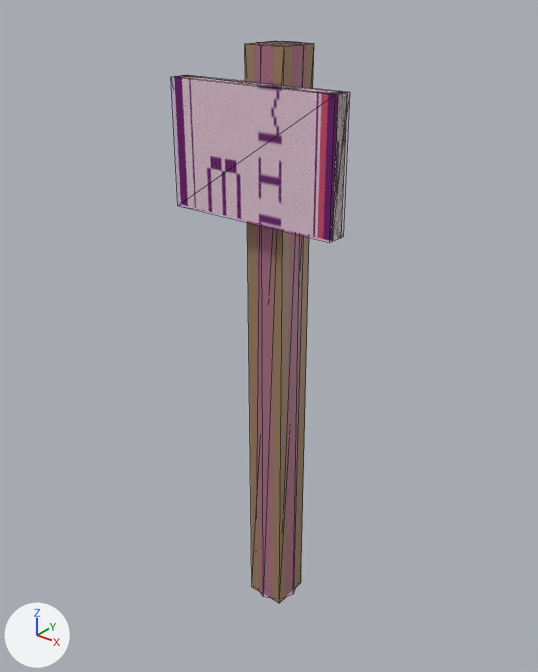
One commit to the COLLADA model beamng-props/mile-marker/export/dae/milemarker_008.dae: the scene before it, then after it.
Before and after are seen from a 50 mm lens placed at (0.994, -1.277, 1.576), pointed at (-0.024, -0.004, 0.786). The lights are fixed; the arrows at lower left show +X, +Y and +Z. The older version comes first. Mesh edges are drawn as thin lines. Where no turn or scale is listed for an object, it has been applied to the vertices.

In view in the first picture: 'Colmesh_post-1', 'Colmesh_sign-1', 'post', 'sign'.
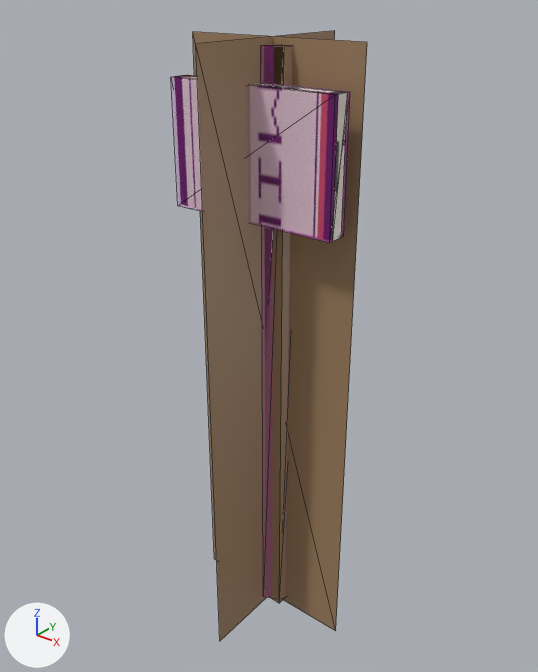
The newer file is also turned or shifted as a whole; pictures and numbers use the older file's frame.

Boxes [x1, y1, x2, y2] around the edits, measured in the pictures (538 x 672 px):
```json
{"object": "milemarker_008_a50", "change": "added", "after": [193, 30, 367, 641], "on screen": "brown"}
{"object": "post", "change": "deleted", "before": [245, 41, 314, 603], "on screen": "brown"}
{"object": "milemarker_008_a800", "change": "now drawn", "after": [177, 44, 347, 603], "faces in mat_wood_007 (brown #a08161)": [268, 44, 292, 603], "faces in mat_sign_007 (picture img_mile_008_png)": [177, 75, 347, 240]}
{"object": "sign", "change": "deleted", "before": [177, 75, 347, 240]}
```

The change, as JSON lines over the scene's bpy script:
```json
{"op": "add", "block": "me_milemarker_008_a800", "code": ["me_milemarker_008_a800 = bpy.data.meshes.new('milemarker_008_a800')", "me_milemarker_008_a800.from_pydata(...)  # a box spanning x -0.05..0.05, y -0.05..0.05, z 0.0..1.45, material slot 0; a box spanning x -0.21..0.21, y -0.095..-0.065, z 1.1..1.38, material slot 1", "me_milemarker_008_a800.materials.append(mat_wood_007)  # brown #a08161", "me_milemarker_008_a800.materials.append(mat_sign_007)  # picture img_mile_008_png"]}
{"op": "add", "block": "me_milemarker_008_a50", "code": ["me_milemarker_008_a50 = bpy.data.meshes.new('milemarker_008_a50')", "me_milemarker_008_a50.from_pydata([(-0.22, 0.0, -0.014), (0.22, 0.0, -0.014), (0.22, 0.0, 1.464), (-0.22, 0.0, 1.464), (0.0, -0.22, -0.014), (0.0, 0.22, -0.014), (0.0, 0.22, 1.464), (0.0, -0.22, 1.464)], [], [(1, 3, 0), (5, 7, 4), (1, 2, 3), (5, 6, 7)])", "me_milemarker_008_a50.materials.append(mat_wood_007)  # brown #a08161"]}
{"op": "set", "path": "ob_milemarker_008_a800", "old": "bpy.data.objects.new('milemarker_008_a800', None)", "new": "bpy.data.objects.new('milemarker_008_a800', me_milemarker_008_a800)"}
{"op": "remove", "block": "ob_post", "code": ["ob_post = bpy.data.objects.new('post', me_cube)", "ob_post.location = (0.0, 0.0, 0.725)"]}
{"op": "remove", "block": "ob_sign", "code": ["ob_sign = bpy.data.objects.new('sign', me_cube_001)", "ob_sign.location = (0.0, -0.08, 1.24)"]}
{"op": "add", "block": "ob_milemarker_008_a50", "code": ["ob_milemarker_008_a50 = bpy.data.objects.new('milemarker_008_a50', me_milemarker_008_a50)", "ob_milemarker_008_a50.location = (0.0, -0.022, 0.0)"]}
```
